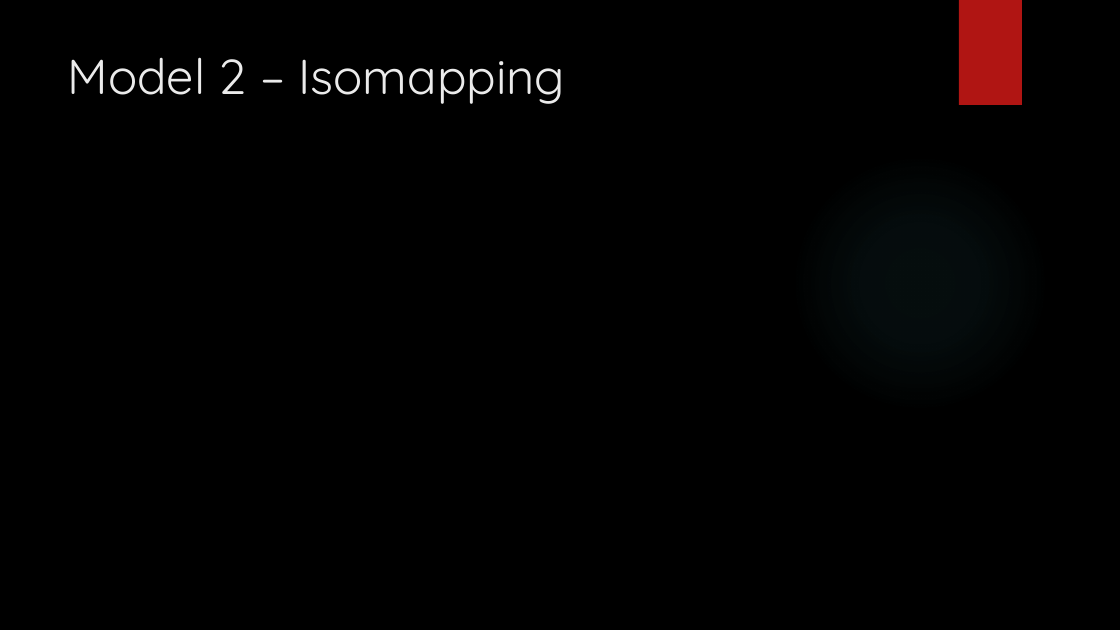
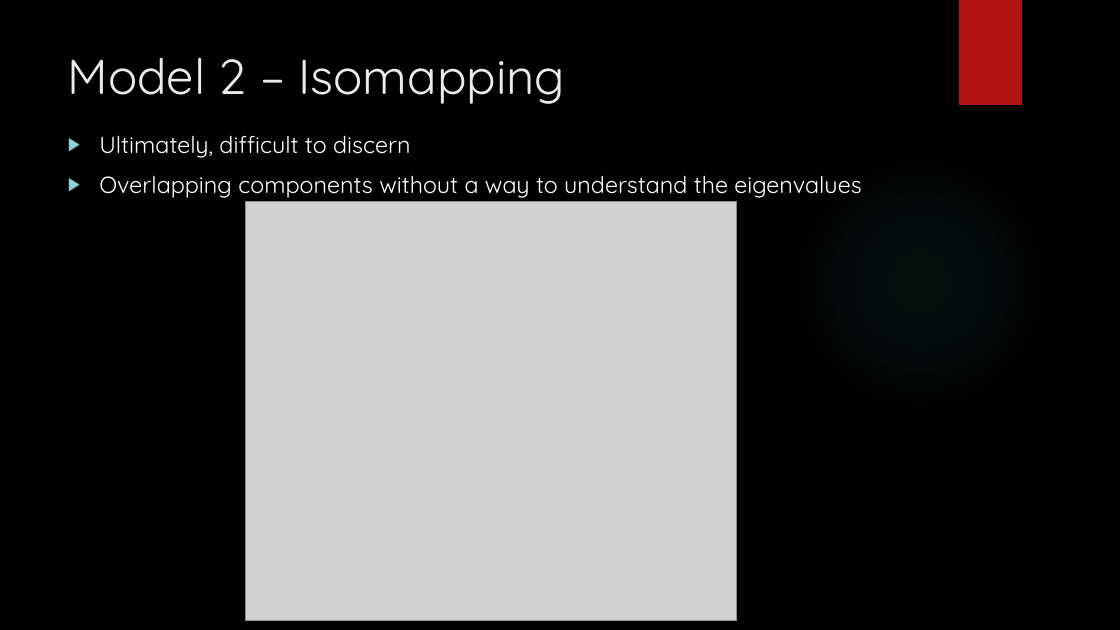
Before and after one commit to lutimoth/LaptopPriceModeling, a slide deck: slide 10 of reports and metrics/Laptop_Capstone_Presentation.pptx (slide 8 before the commit). Drawn at 1120x630 pixels with LibreOffice and Linux fonts; fonts in the diff are those of the drawing; grey boxes stand for pictures; background and template pictures are left out. Boxes give left, top, right and bottom in pixels: in the first picture for what was removed or moved away, otherwise in the second. Text is boxed around its words. In the diff, an @@ line names an element or a change of style, - is before the commit and + after.

Commit message:
Updating for final submission
Created graph image for XGBoost tree, finished final powerpoint, created some other images, updated the Laptop Pricing Model notebook for more detail and cluster understanding

```diff
--- a/reports and metrics/Laptop_Capstone_Presentation.pptx
+++ b/reports and metrics/Laptop_Capstone_Presentation.pptx
@@ text added at (99, 135, 861, 198), 20 pt, text #FFFFFF @@
+▶ Ultimately, difficult to discern
+▶ Overlapping components without a way to understand the eigenvalues
@@ picture added at (246, 202, 738, 621) @@
```
Also in this commit, not shown: 7 other slides changed, 8 slides added, 6 slides removed, 5 other files.
